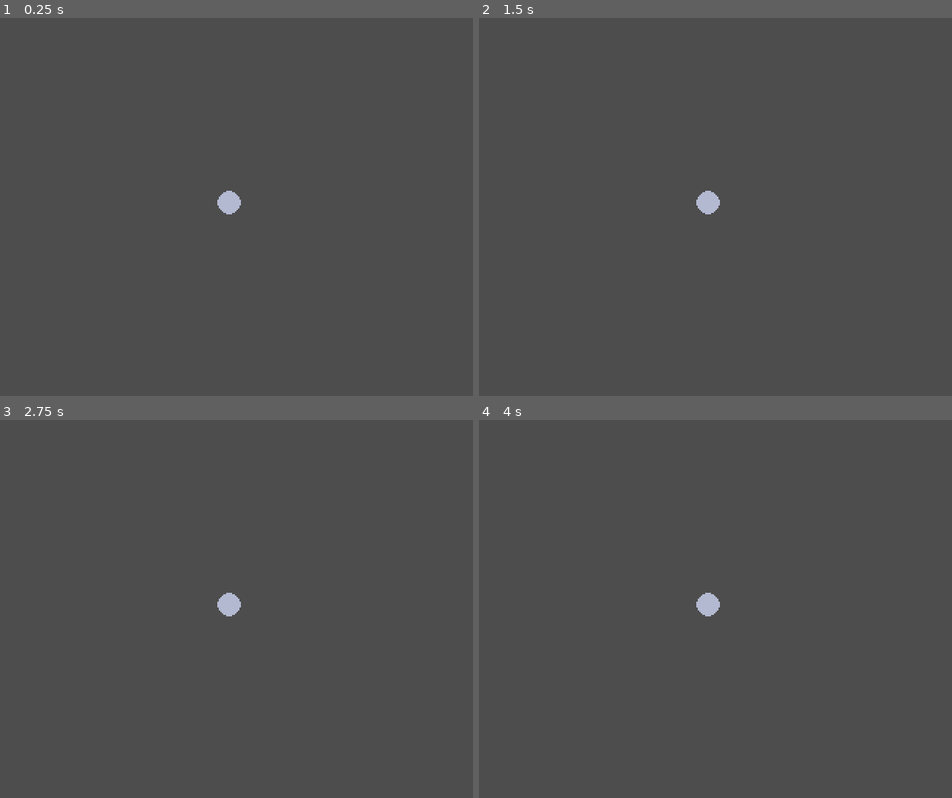
Above: before the commit, frames 1-4 (two rows, left to right).
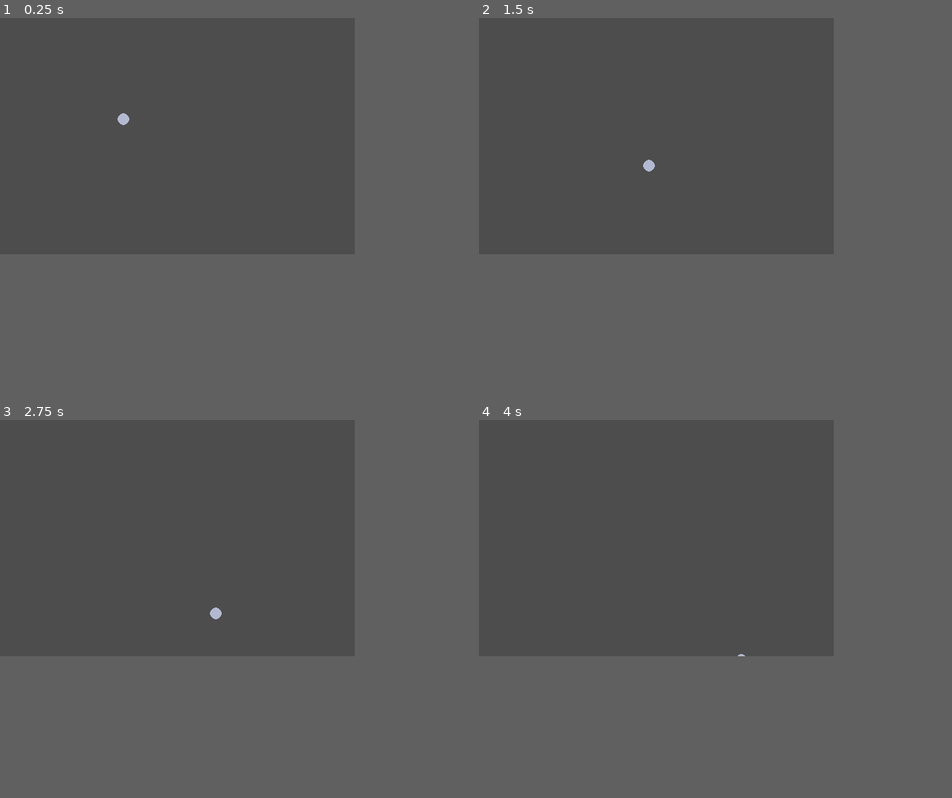
Above: after the commit, the same moments.

Repository: ShrimpCatDev/blockly
Game: Godot game, scene res://scenes/main.tscn
Two runs of this game, one before a commit and one after it. Both use one fixed random seed, a clock stepped at 60 frames per second and the inputs below.
Inputs (mouse positions are in pixels of both pictures, inside the frame that each line leads up to):
- Up to frame 1 (0.25 s): no input
- Up to frame 2 (1.5 s): tap Enter at 0.5 s; move the mouse to (819, 188) at 0.52 s; hold Right 0.53-1.28 s; tap Alt at 0.6 s; click (819, 188) at 0.67 s; move the mouse to (620, 225) at 1.27 s; hold Down from 1.28 s (still down); tap Shift at 1.35 s
- Up to frame 3 (2.75 s): move the mouse to (283, 525) at 2.02 s; release Down at 2.03 s; hold Right from 2.03 s (still down); tap Alt at 2.1 s
- Up to frame 4 (4 s): move the mouse to (691, 684) at 2.77 s; release Right at 2.78 s; hold Up 2.78-3.53 s; tap Shift at 2.85 s; click (691, 684) at 2.92 s; move the mouse to (857, 665) at 3.52 s; hold Left from 3.53 s (still down); tap Alt at 3.6 s
In our replay, the window is 640x512 before the commit and 480x320 after it. These sizes can differ from the game's own. Grey fills any space a smaller window leaves; there, only what the larger window draws over its background counts as a difference.

The runs differ from the first frame. In frame 1, 0.3% of the frame differs, in the area x 24-51%, y 25-52%; in frame 2, 0.3%; in frame 3, 0.3%; in frame 4, 0.2%.

Commit message:
add ball moving and make viewport bigger

Diff:
--- a/project.godot
+++ b/project.godot
@@ -17,11 +17,10 @@
 
 [display]
 
-window/size/viewport_width=320
-window/size/viewport_height=256
+window/size/viewport_width=480
+window/size/viewport_height=320
 window/stretch/mode="viewport"
 window/stretch/aspect="expand"
-window/stretch/scale_mode="integer"
 
 [physics]
 
--- /dev/null
+++ b/scenes/ball.gd
@@ -0,0 +1,17 @@
+extends Area2D
+
+var vx=0
+var vy=0
+var speed=50
+
+# Called when the node enters the scene tree for the first time.
+func _ready() -> void:
+	pass # Replace with function body.
+
+
+# Called every frame. 'delta' is the elapsed time since the previous frame.
+func _process(delta: float) -> void:
+	vx=speed*delta
+	vy=speed*delta
+	position.x+=vx
+	position.y+=vy
--- a/scenes/main.tscn
+++ b/scenes/main.tscn
@@ -1,5 +1,6 @@
 [gd_scene format=3 uid="uid://ba2745641ngms"]
 
+[ext_resource type="Script" uid="uid://bl6b68u6w8kiy" path="res://scenes/ball.gd" id="1_0wfyh"]
 [ext_resource type="Texture2D" uid="uid://dl3nlidek2sk5" path="res://assets/ball.png" id="1_o5qli"]
 
 [sub_resource type="CircleShape2D" id="CircleShape2D_ha1pi"]
@@ -9,6 +10,7 @@
 
 [node name="Ball" type="Area2D" parent="." unique_id=1960020633]
 position = Vector2(155, 125)
+script = ExtResource("1_0wfyh")
 
 [node name="Collision" type="CollisionShape2D" parent="Ball" unique_id=302427565]
 shape = SubResource("CircleShape2D_ha1pi")
Not shown, added: scenes/ball.gd.uid
